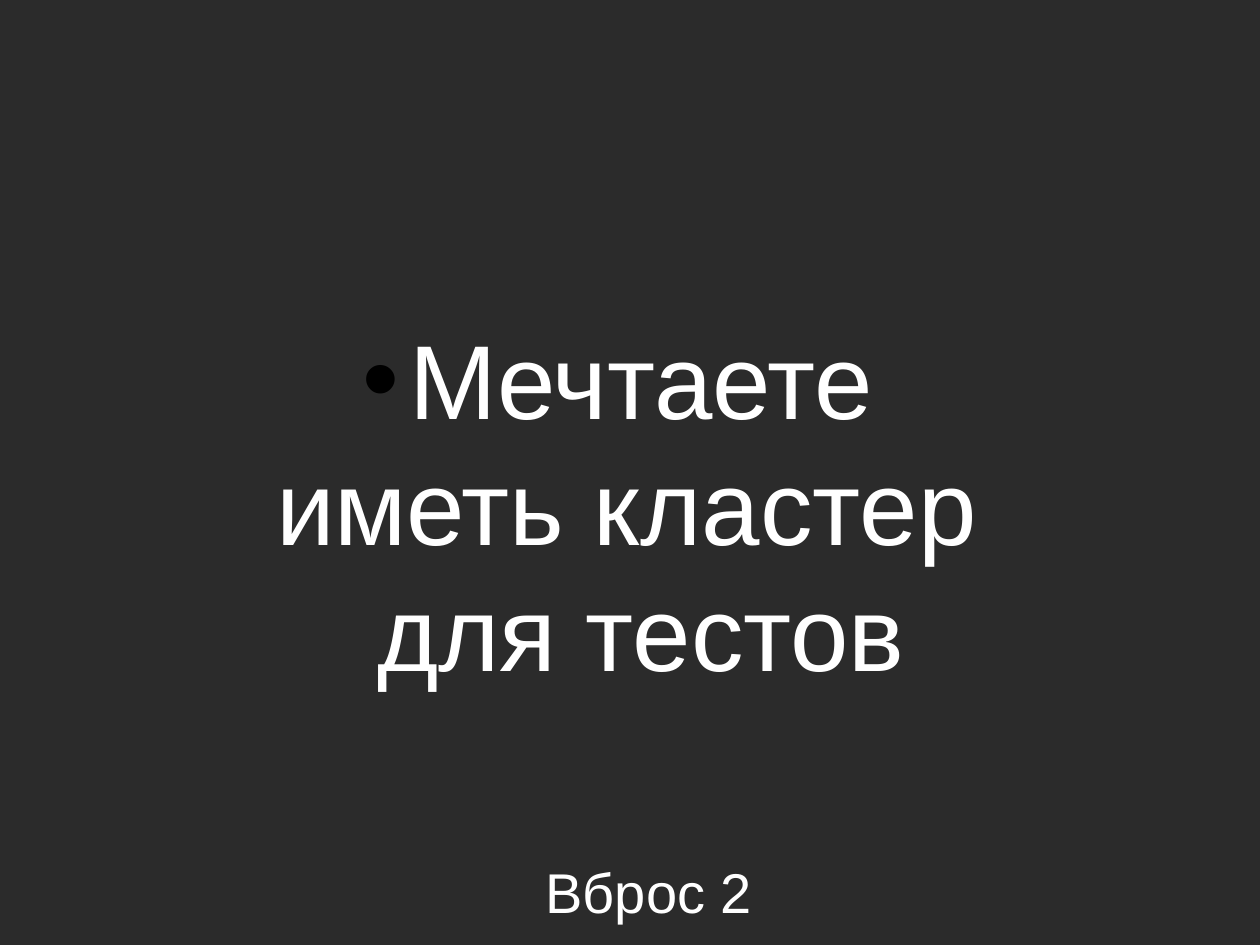
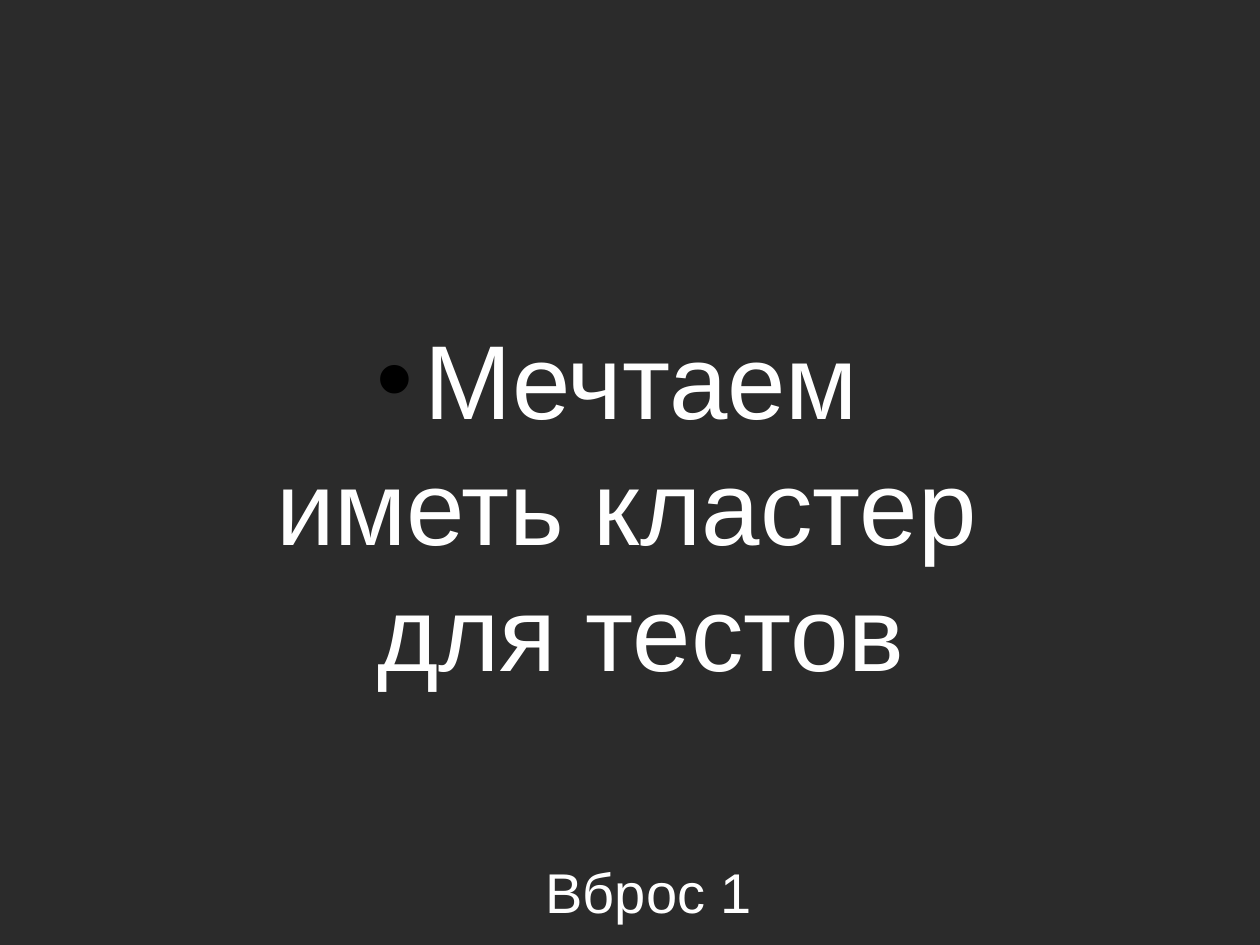
Before and after one commit to asolntsev/presentations, a slide deck: slide 5 of ui-tests/the_fast_and_the_continuous.seleniumcamp2014.odp. Drawn at 1260x945 pixels with LibreOffice and Linux fonts; fonts in the diff are those of the drawing; background and template pictures are left out; a plain dark background stands for a picture behind light text. Boxes give left, top, right and bottom in pixels: in the first picture for what was removed or moved away, otherwise in the second. Text is boxed around its words. In the diff, an @@ line names an element or a change of style, - is before the commit and + after.

```diff
--- a/ui-tests/the_fast_and_the_continuous.seleniumcamp2014.odp
+++ b/ui-tests/the_fast_and_the_continuous.seleniumcamp2014.odp
@@ text at (276, 346, 977, 691): text changed @@
-• Мечтаете
-  иметь кластер
-  для тестов
+• Мечтаем
+  иметь кластер
+  для тестов
@@ title at (546, 872, 752, 924): text changed @@
-Вброс 2
+Вброс 1
```
Also in this commit, not shown: 5 other slides changed, 22 slides added, 3 slides removed.
